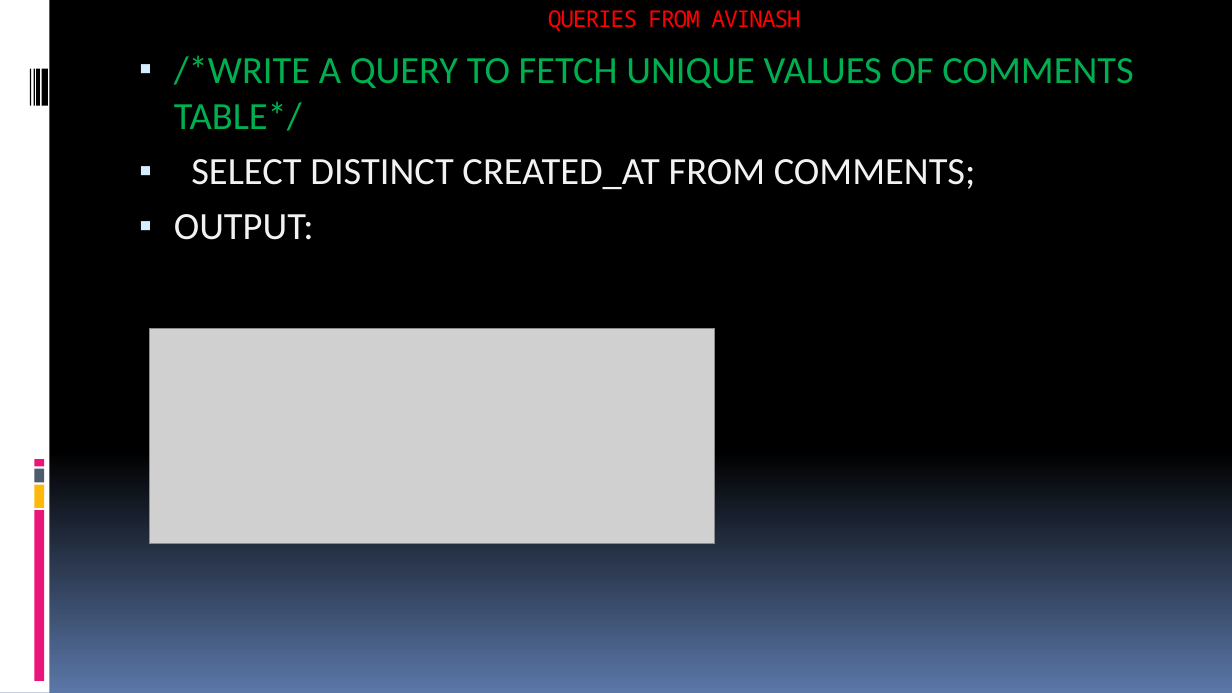
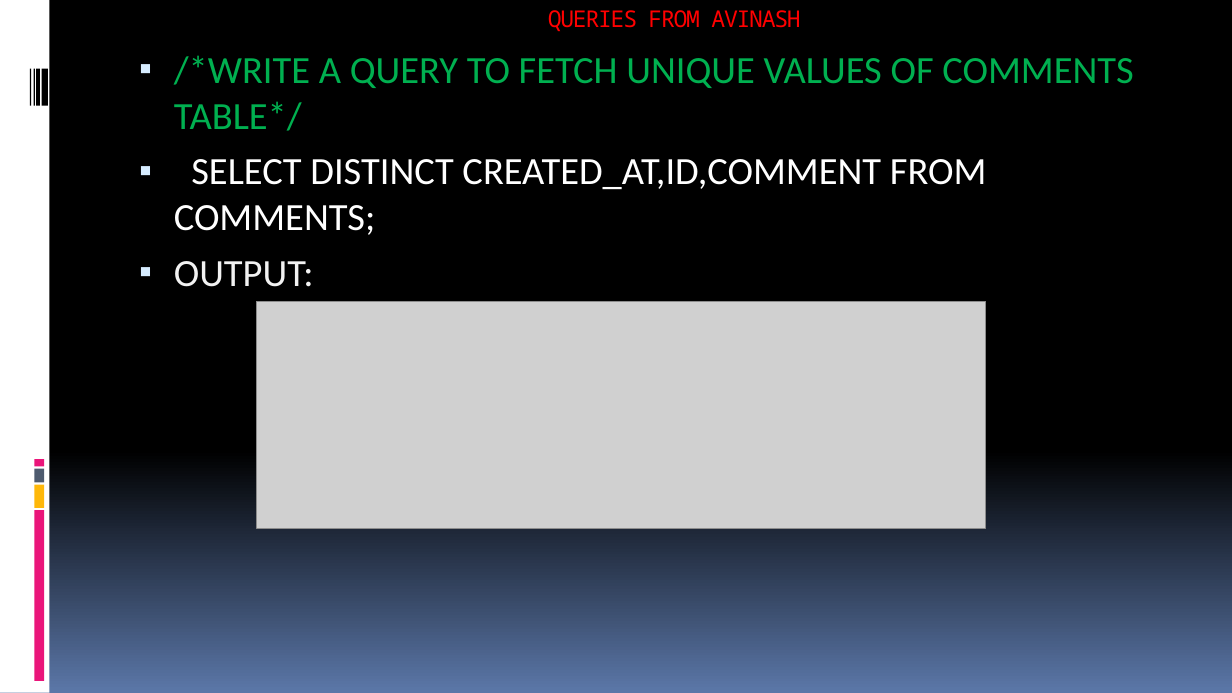
Before and after one commit to Kulasekhar123/TWITTERDB-PROJECT, a slide deck: slide 20 of TWITTERDB.pptx. Drawn at 1232x693 pixels with LibreOffice and Linux fonts; fonts in the diff are those of the drawing; grey boxes stand for pictures. Boxes give left, top, right and bottom in pixels: in the first picture for what was removed or moved away, otherwise in the second. Text is boxed around its words. In the diff, an @@ line names an element or a change of style, - is before the commit and + after.

```diff
--- a/TWITTERDB.pptx
+++ b/TWITTERDB.pptx
@@ text at [174,159,987,235]: text changed; text colour #F2F2F2 to #FFFFFF @@
-▪ SELECT DISTINCT CREATED_AT FROM COMMENTS;
+▪ SELECT DISTINCT CREATED_AT,ID,COMMENT FROM COMMENTS;
@@ picture removed at [150,328,715,543] @@
@@ picture added at [257,301,986,529] @@
```
Also in this commit, not shown: 2 slides added.
